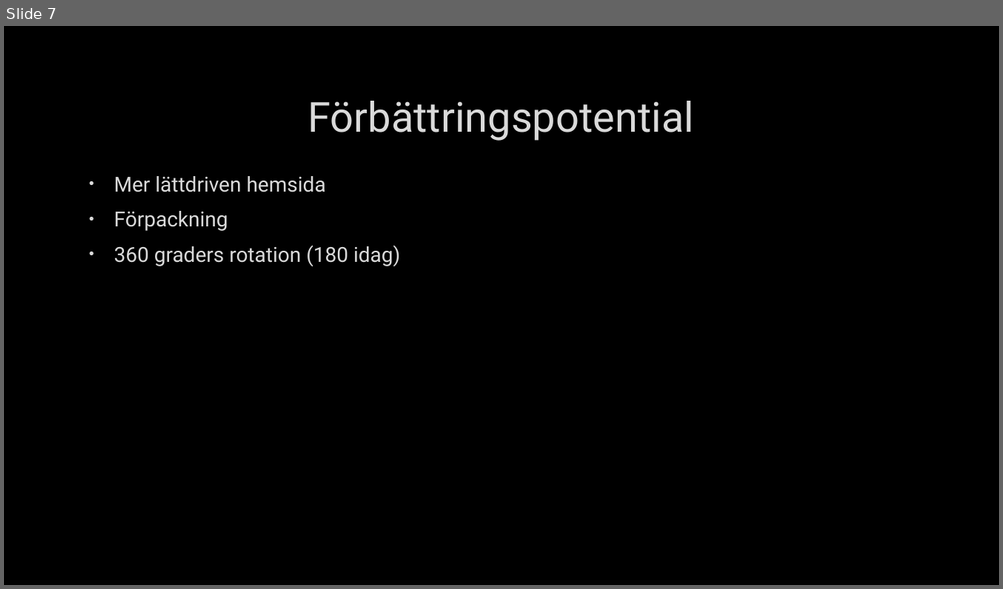
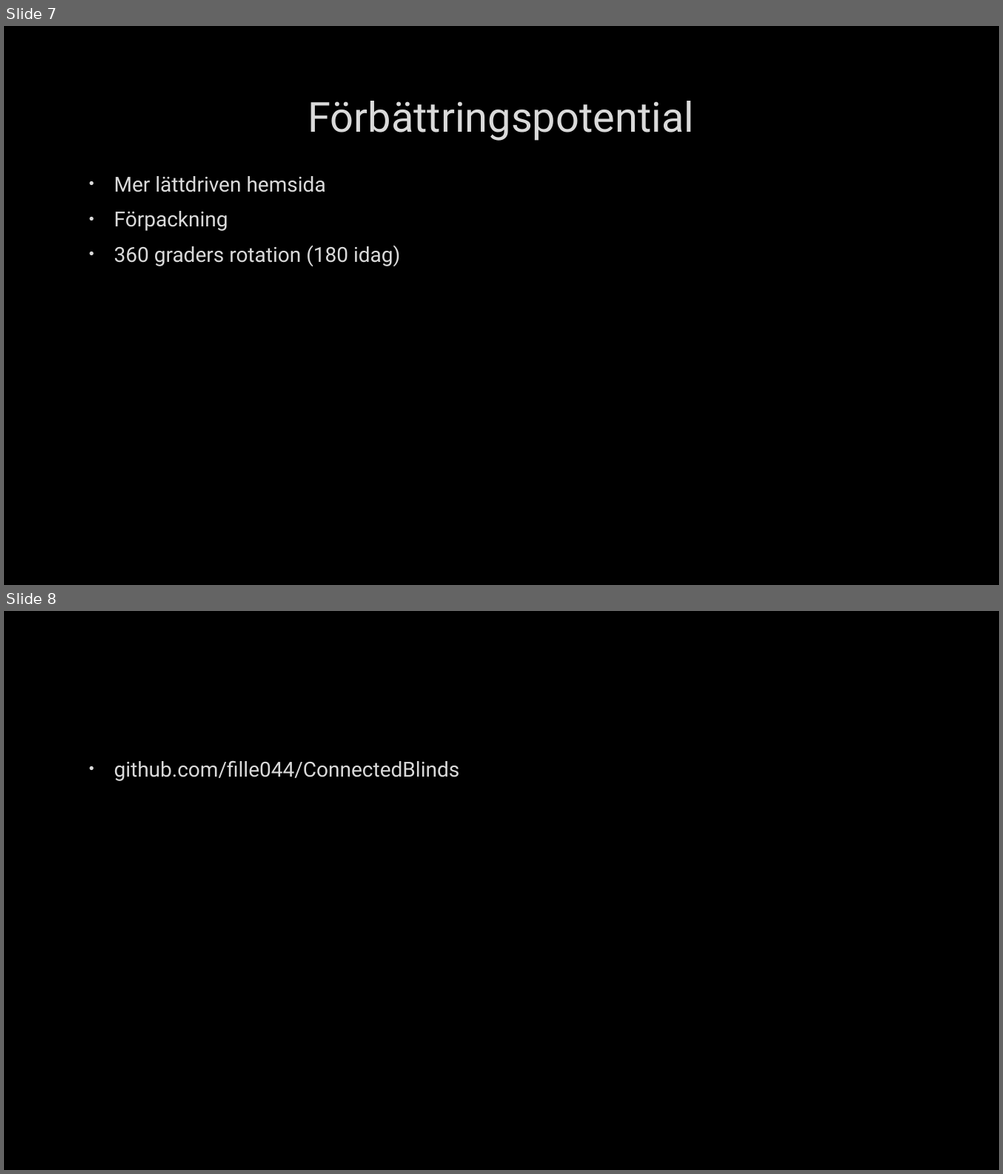
Before and after one commit to fille044/ConnectedBlinds, a slide deck: ConnectedBlinds.pptx. Shown one above the other, each under a label of ours: slide 7 before the commit, slides 7 and 8 after it. The pictures are 1003x589 and 1003x1174 pixels, drawn with LibreOffice and Linux fonts; fonts in the diff are those of the drawing; background and template pictures are left out. Boxes give left, top, right and bottom in pixels: in the first picture for what was removed or moved away, otherwise in the second. Text is boxed around its words. In the diff, an @@ line names an element or a change of style, - is before the commit and + after.

```diff
--- a/ConnectedBlinds.pptx
+++ b/ConnectedBlinds.pptx
@@ slide 8 added at [4, 611, 999, 1170], background picture (left out) @@
@@ text added at [114, 760, 460, 781], 20 pt, text #DADADA @@
+• github.com/fille044/ConnectedBlinds
```
Also in this commit, not shown: 1 slide changed, 9 other files.
